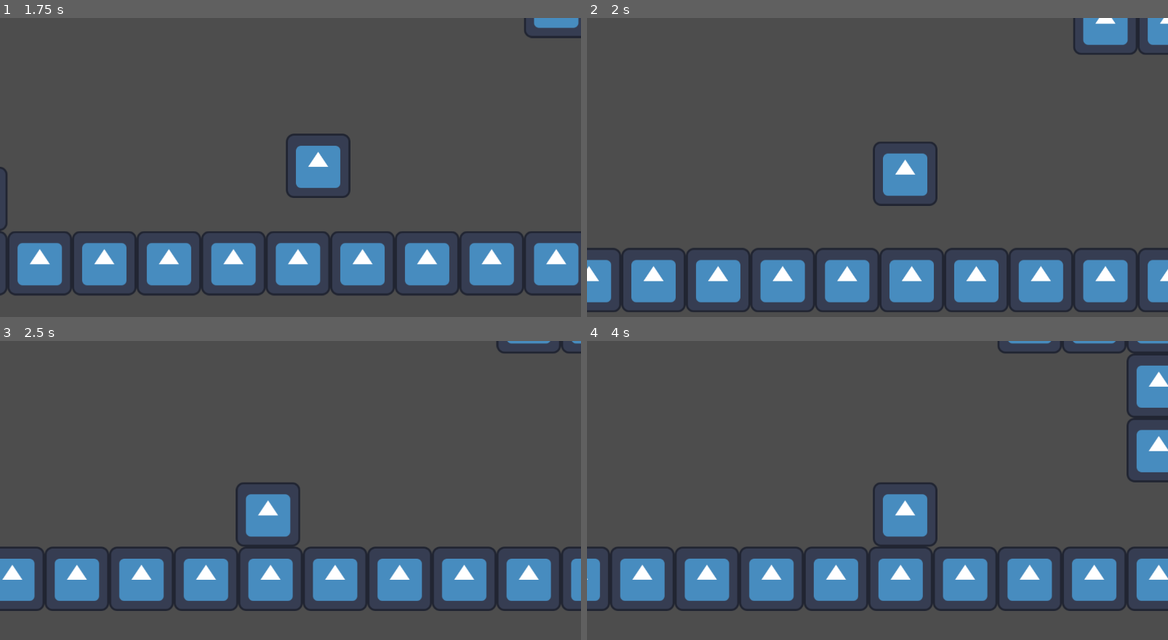
Above: before the commit, frames 1-4 (two rows, left to right).
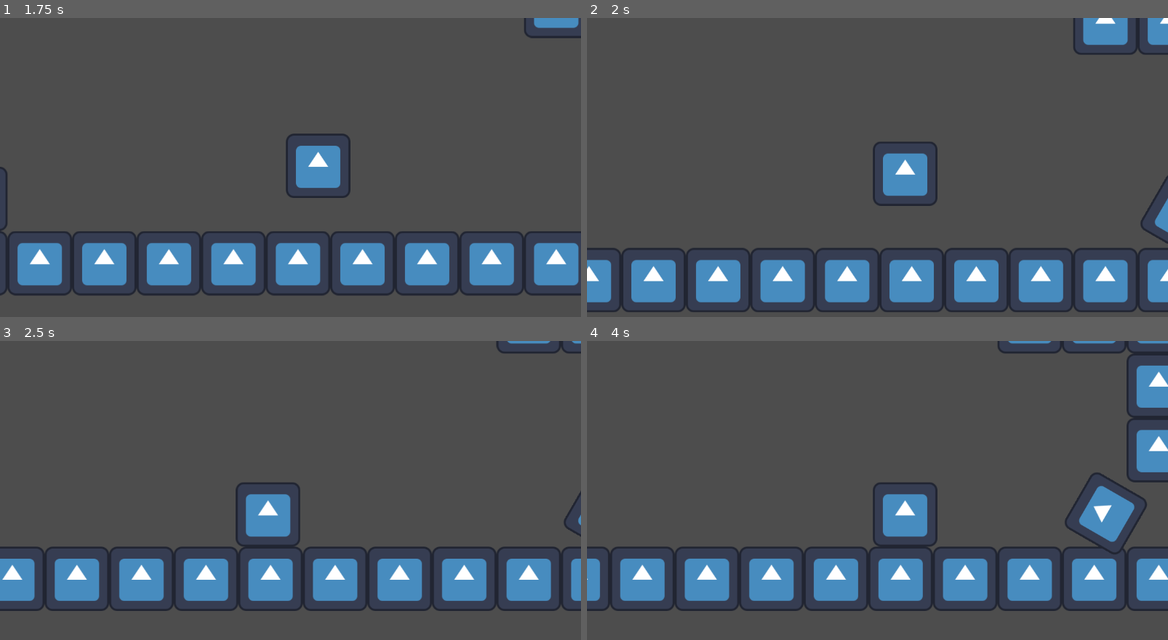
Above: after the commit, the same moments.

Repository: RobotsRule6393/404-Message-Not-Found
Game: Godot game, scene res://scenes/Platformer.tscn
The game is run twice, just before and just after one commit, with the same random seed, the same clock (stepped at 60 frames per second) and the same inputs. The engine's default icon, where the game draws it, is replaced by a stand-in: a white triangle on a blue panel in a dark square.
Inputs:
- Up to frame 1 (1.75 s): tap Enter (ui_accept) at 0.5, 0.77, 1.52 s; hold Right (ui_right) from 0.53 s (still down)
- Up to frame 2 (2 s): keep holding Right (ui_right)
- Up to frame 3 (2.5 s): release Right (ui_right) at 2.03 s; hold Left (ui_left) from 2.03 s (still down)
- Up to frame 4 (4 s): release Left (ui_left) at 2.78 s; hold Right (ui_right) from 2.78 s (still down); tap Enter (ui_accept) at 3.02, 3.77 s

Frame 1 is identical in both runs. In frame 2, 0.3% of the frame differs, in the area x 95-100%, y 52-76%; in frame 3, less than 0.1%; in frame 4, 1.4%, in the area x 82-97%, y 43-72%.

Commit message:
Other starts

Diff:
--- a/prefabs/win_portal.gd
+++ b/prefabs/win_portal.gd
@@ -1,11 +1,6 @@
 extends Area2D
 
 
-# Called when the node enters the scene tree for the first time.
-func _ready():
-	pass # Replace with function body.
 
-
-# Called every frame. 'delta' is the elapsed time since the previous frame.
-func _process(delta):
-	pass
+func _on_body_entered(body):
+	print("Registered")
--- a/prefabs/win_portal.tscn
+++ b/prefabs/win_portal.tscn
@@ -1,12 +1,14 @@
-[gd_scene load_steps=3 format=3 uid="uid://px5vi581u8eo"]
+[gd_scene load_steps=4 format=3 uid="uid://px5vi581u8eo"]
 
 [ext_resource type="Texture2D" uid="uid://ctykr6v5aabpv" path="res://icon.svg" id="1_3mmbs"]
+[ext_resource type="Script" path="res://prefabs/win_portal.gd" id="1_cqvs1"]
 
 [sub_resource type="CircleShape2D" id="CircleShape2D_3fxq1"]
 radius = 63.0714
 
 [node name="Portal" type="Area2D"]
 position = Vector2(380, 284)
+script = ExtResource("1_cqvs1")
 
 [node name="Portal Hitbox" type="CollisionShape2D" parent="."]
 shape = SubResource("CircleShape2D_3fxq1")
@@ -14,3 +16,5 @@
 
 [node name="Portal Sprite" type="Sprite2D" parent="."]
 texture = ExtResource("1_3mmbs")
+
+[connection signal="body_entered" from="." to="." method="_on_body_entered"]
--- a/scenes/Platformer.tscn
+++ b/scenes/Platformer.tscn
@@ -1,9 +1,8 @@
-[gd_scene load_steps=7 format=3 uid="uid://bhi6rtxxdpa7b"]
+[gd_scene load_steps=6 format=3 uid="uid://bhi6rtxxdpa7b"]
 
 [ext_resource type="PackedScene" uid="uid://cf46118xk0smo" path="res://prefabs/player.tscn" id="1_u28gc"]
 [ext_resource type="Texture2D" uid="uid://ctykr6v5aabpv" path="res://icon.svg" id="2_hmheb"]
 [ext_resource type="PackedScene" uid="uid://px5vi581u8eo" path="res://prefabs/win_portal.tscn" id="3_ylmgp"]
-[ext_resource type="Script" path="res://prefabs/win_portal.gd" id="4_mjwp4"]
 
 [sub_resource type="TileSetAtlasSource" id="TileSetAtlasSource_q7xjt"]
 texture = ExtResource("2_hmheb")
@@ -34,6 +33,5 @@
 layer_0/tile_data = PackedInt32Array(-655367, 1, 0, -589831, 1, 1, -655366, 65537, 0, -589830, 65537, 1, -524291, 1, 0, …(11248 unchanged characters)…
 
 [node name="Area2D" parent="." instance=ExtResource("3_ylmgp")]
-position = Vector2(-339, -1801)
+position = Vector2(983, -2)
 rotation = -1.0472
-script = ExtResource("4_mjwp4")
